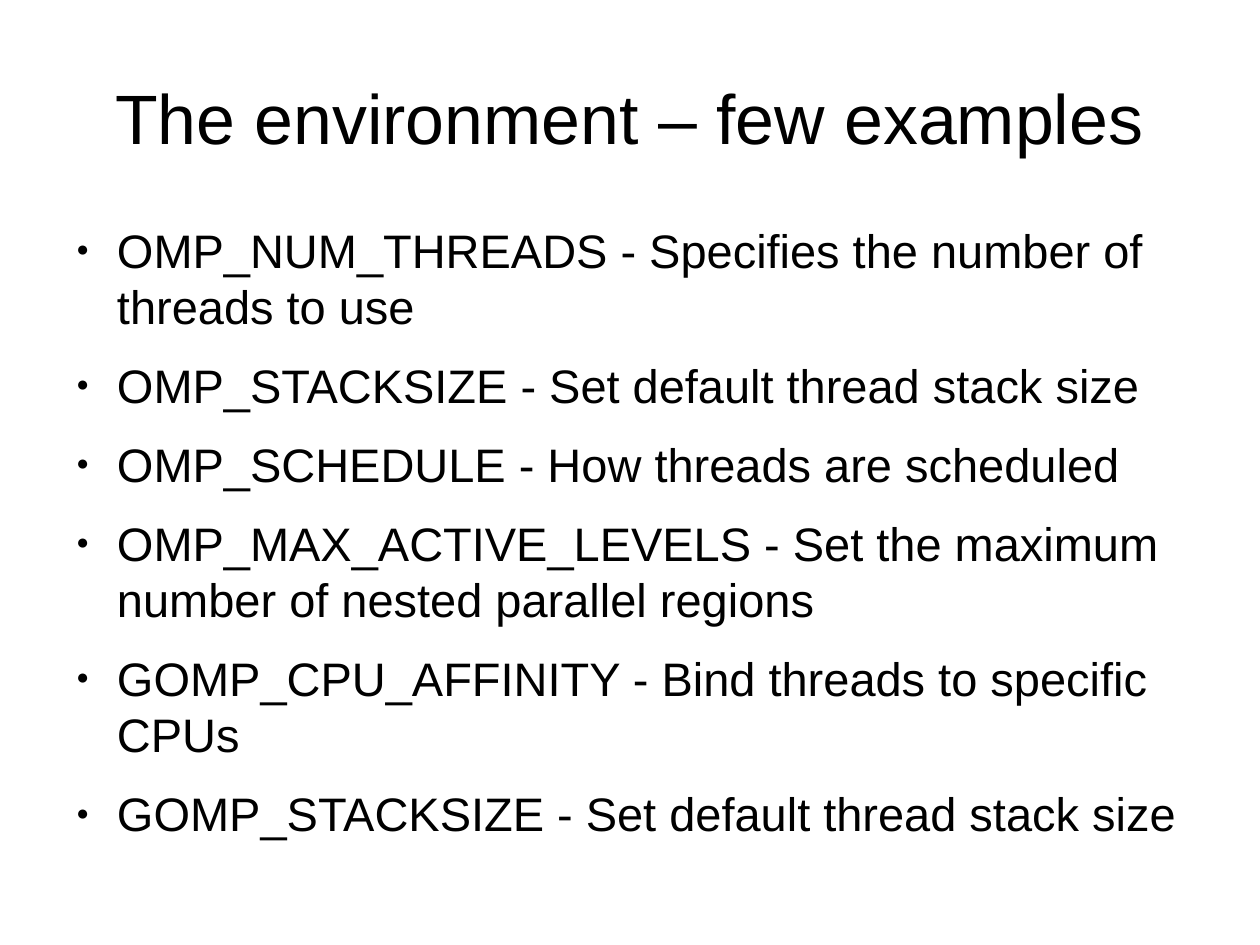
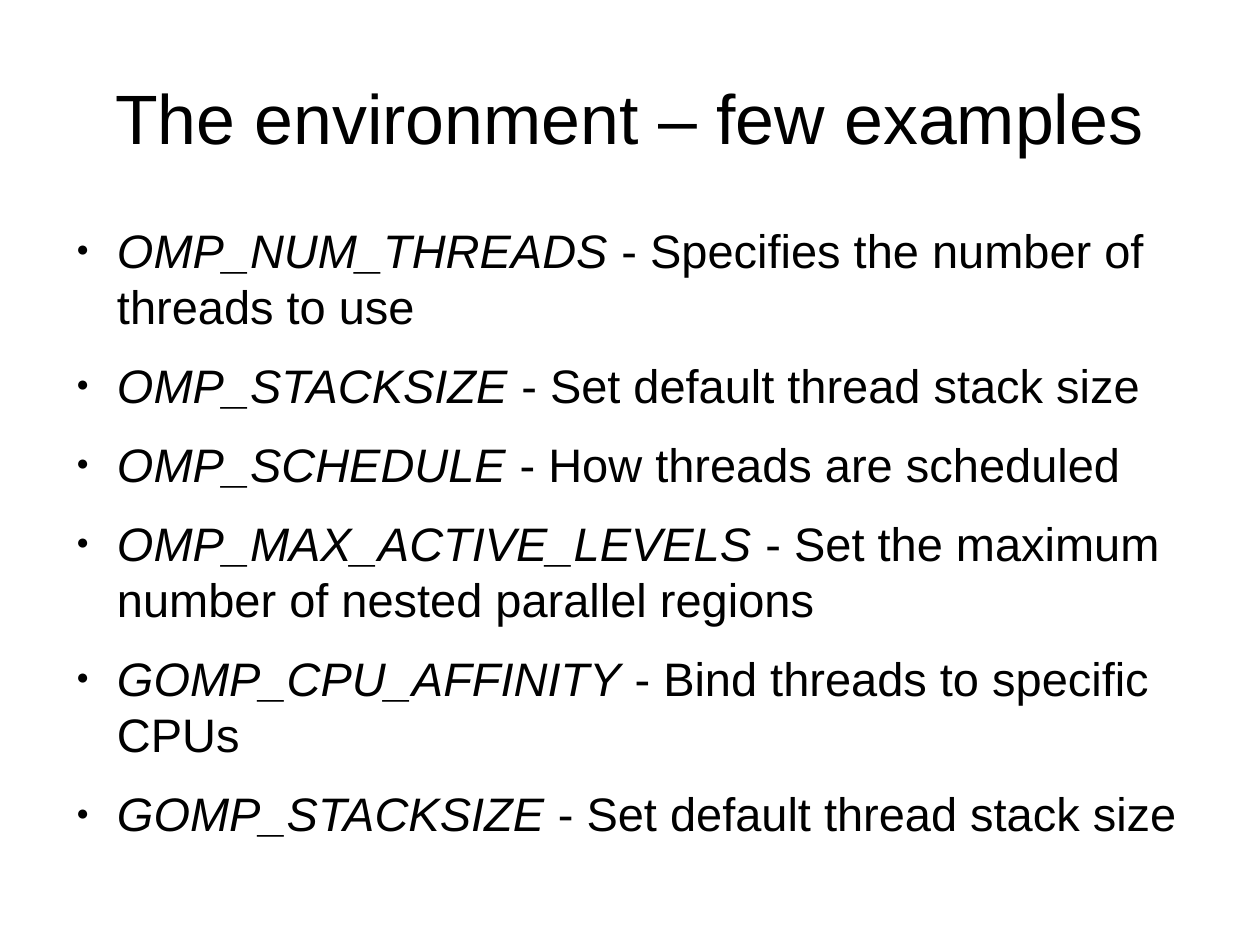
Before and after one commit to veltzer/demos-linux, a slide deck: slide 17 of doc/openmp.odp. Drawn at 1260x945 pixels with LibreOffice and Linux fonts; fonts in the diff are those of the drawing. Boxes give left, top, right and bottom in pixels: in the first picture for what was removed or moved away, otherwise in the second. Text is boxed around its words. In the diff, an @@ line names an element or a change of style, - is before the commit and + after.

```diff
--- a/doc/openmp.odp
+++ b/doc/openmp.odp
@@ text "OMP_NUM_THREADS - Specifies the number ..." at bbox=[117, 234, 1177, 837]: italic on in "OMP_NUM_THREADS", "OMP_STACKSIZE", "OMP_SCHEDULE", "OMP_MAX_ACTIVE_LEVELS" and 2 more places @@
```
Also in this commit, not shown: 7 other slides changed, 2 other files.
